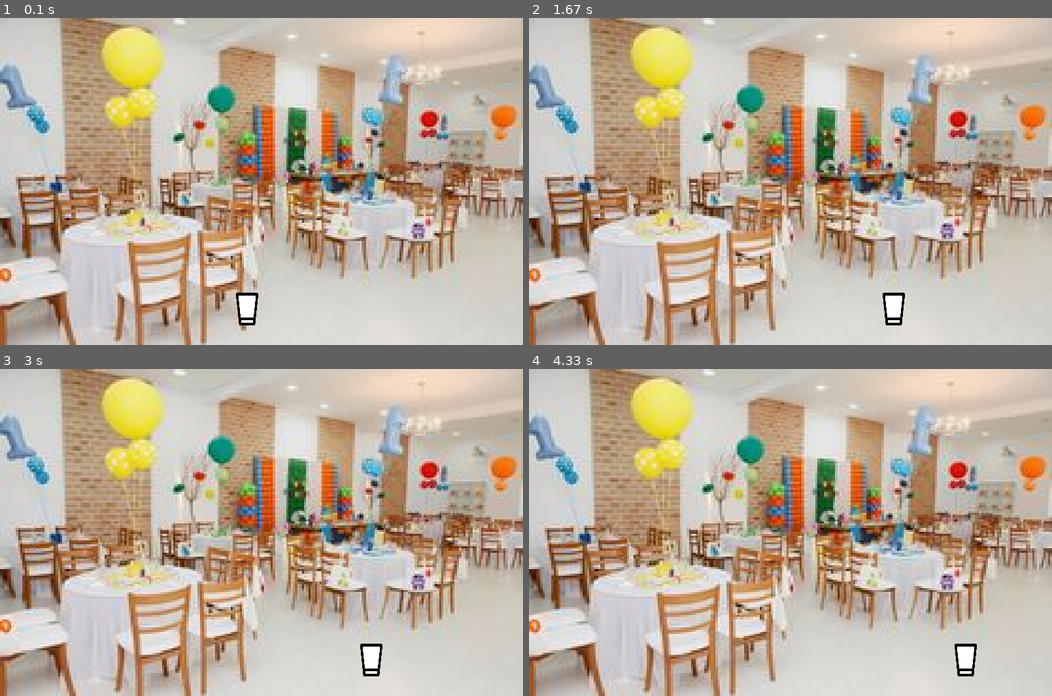
Above: before the commit, frames 1-4 (two rows, left to right).
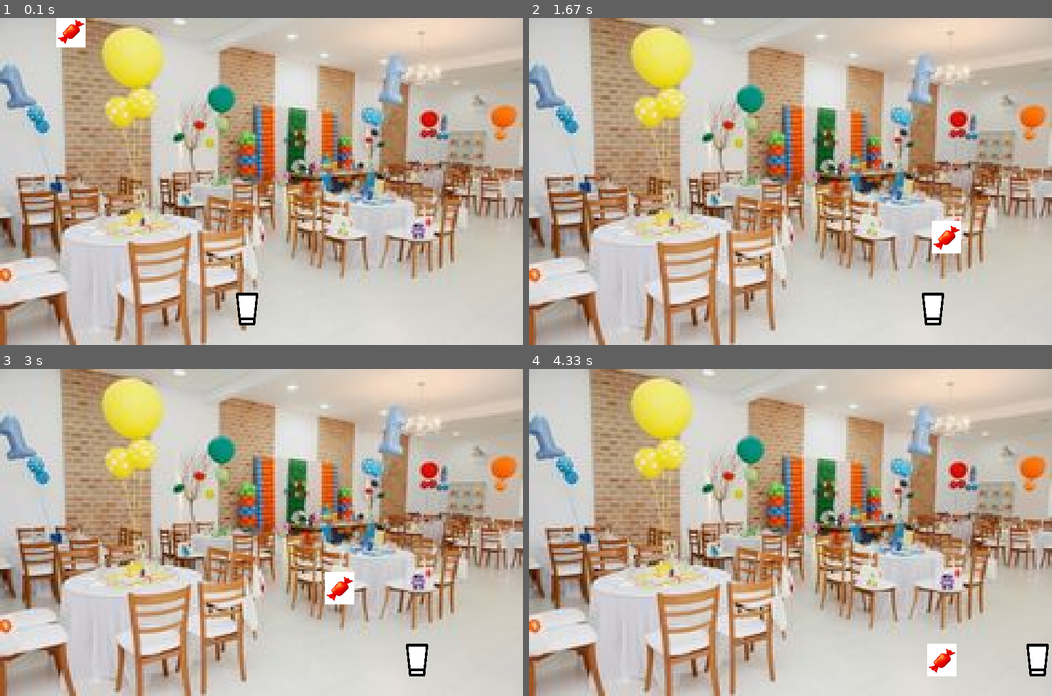
Above: after the commit, the same moments.

Repository: LuisBessa01/jogo
Game: pygame game, started from main.py
Two runs of this game, one before a commit and one after it. Both use one fixed random seed, a clock stepped at 60 frames per second and the inputs below.
Inputs:
- Up to frame 1 (0.1 s): no input
- Up to frame 2 (1.67 s): hold Right 0.33-0.8 s; hold Right 0.83-1.3 s; hold Left from 1.33 s (still down)
- Up to frame 3 (3 s): release Left at 1.87 s; hold Left 1.9-2.3 s; hold Right 2.33-2.97 s
- Up to frame 4 (4.33 s): hold Left 3-3.47 s; hold Right 3.5-3.97 s; hold Right from 4 s (still down)

The runs differ from the first frame. In frame 1, 0.5% of the frame differs, in the area x 10-17%, y 0-9%; in frame 2, 1.3%; in frame 3, 1.3%, in the area x 62-82%, y 62-94%; in frame 4, 1.3%.

Commit message:
Add: Objetos se mexerem

Diff:
--- a/jogadorbla.py
+++ b/jogadorbla.py
@@ -28,11 +28,11 @@
 
         if tecla_apertada [esquerda]:
             if self.posição_x > 0:
-                self.posição_x -= 5
+                self.posição_x -= 10
             else:
                 self.posição_x = 0
         if tecla_apertada [direita]:
             if self.posição_x < 800:
-                self.posição_x += 5
+                self.posição_x += 10
             else:
                 self.posição_x = 800 - self.largura
--- a/main.py
+++ b/main.py
@@ -3,6 +3,8 @@
 
 import pygame
 from jogadorbla import *
+from objetos import *
+import random
 #CRIANDO A TELA
 tela = pygame.display.set_mode((800, 500))
 pygame.display.set_caption("Pega Doces")
@@ -13,6 +15,12 @@
 
 #JOGADOR ATRIBUTOS E TAL
 jogador = Jogadorjogo("zimagens/copo.png", 45, 50, 355, 420)
+
+#LISTA DOS OBJETOS JOGADOS
+lista_objetos = [Doce("zimagens/doce1.png", 45, 50),
+
+]
+obj = lista_objetos[0]
 
 #CONFIGURAÇÃO PARA RODAR
 clock = pygame.time.Clock()
@@ -33,6 +41,8 @@
     jogador.movimento(pygame.K_LEFT, pygame.K_RIGHT)
     jogador.apareça(tela)
 
+    obj.apareça(tela)
+    obj.movimento()
 
 
 
--- /dev/null
+++ b/objetos.py
@@ -0,0 +1,28 @@
+##### Luis, o Fajuto
+
+
+import pygame
+import random
+class Doce:
+
+    def __init__(self, arquivo_imagem, largura_imagem, altura_imagem,):
+        self.imagem = pygame.image.load(arquivo_imagem)
+        self.largura = largura_imagem
+        self.altura = altura_imagem
+        self.velocidade = random.randint(5, 10)
+
+        self.imagem = pygame.transform.scale(self.imagem, (self.largura, self.altura))
+
+        self.posição_x = random.randint(0,800-self.largura)
+        self.posição_y = 0-self.altura
+
+    def apareça (self, tela):
+        tela.blit(self.imagem, (self.posição_x, self.posição_y))
+
+    def movimento(self):
+        if self.posição_y < 500:
+            self.posição_y += self.velocidade
+        else:
+            self.posição_y = 0-self.altura
+            self.posição_x = random.randint(0,800-self.largura)
+            self.velocidade = random.randint(5, 10)
Binary file added: zimagens/doce1.png
